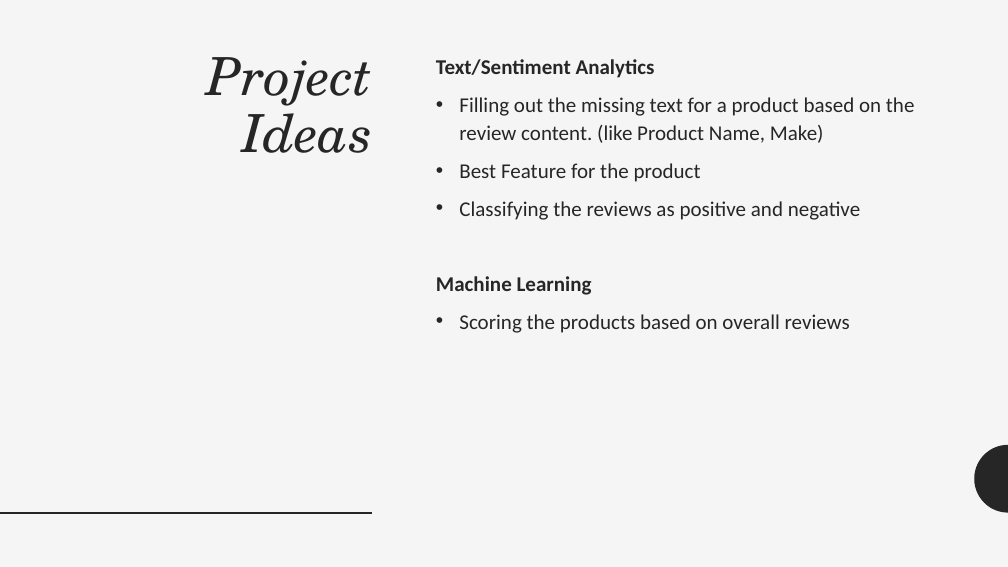
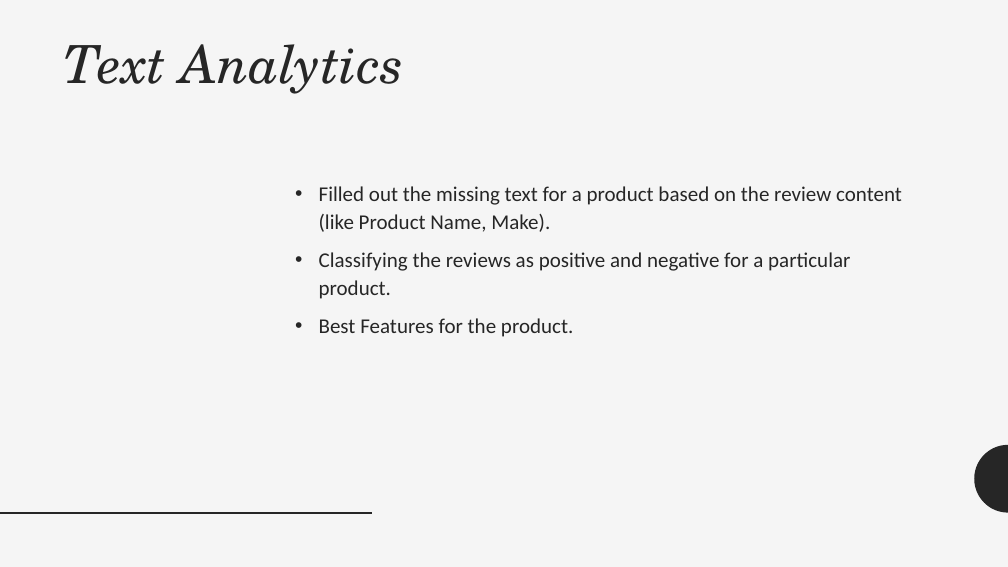
Before and after one commit to UNCG-CSE/CORPUS, a slide deck: slide 6 of presentations/DS ppt.pptx (slide 4 before the commit). Drawn at 1008x567 pixels with LibreOffice and Linux fonts; fonts in the diff are those of the drawing. Boxes give left, top, right and bottom in pixels: in the first picture for what was removed or moved away, otherwise in the second. Text is boxed around its words. In the diff, an @@ line names an element or a change of style, - is before the commit and + after.

Commit message:
Presentation 2

```diff
--- a/presentations/DS ppt.pptx
+++ b/presentations/DS ppt.pptx
@@ title added at (x1=64, y1=44, x2=404, y2=94), 50 pt, text #262626, italic @@
+Text Analytics
@@ title removed at (x1=207, y1=57, x2=373, y2=153) @@
-Project Ideas
@@ text at (x1=319, y1=186, x2=902, y2=337): text changed @@
-Text/Sentiment Analytics
-• Filling out the missing text for a product based on the review content. (like Product Name, Make)
-• Best Feature for the product
-• Classifying the reviews as positive and negative
-Machine Learning
-• Scoring the products based on overall reviews
+• Filled out the missing text for a product based on the review content (like Product Name, Make).
+• Classifying the reviews as positive and negative for a particular product.
+• Best Features for the product.
```
Also in this commit, not shown: 1 other slide changed, 13 slides added, 1 slide removed.
